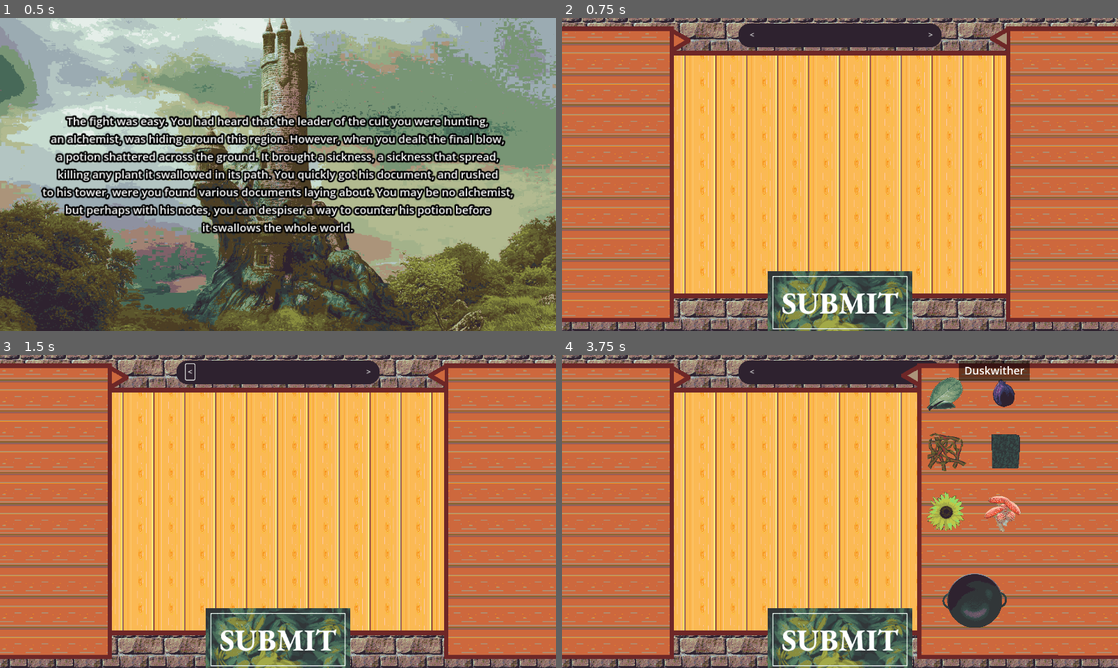
Above: before the commit, frames 1-4 (two rows, left to right).
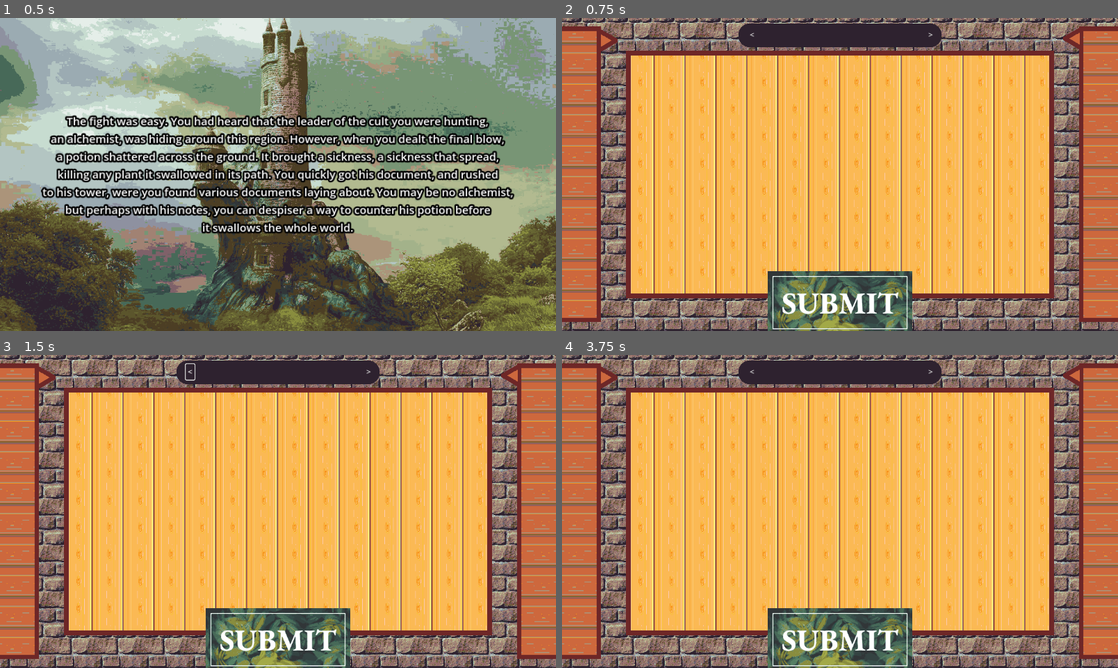
Above: after the commit, the same moments.

Repository: diegofdz333/the-alchemist
Game: Godot game, scene res://scenes/Main.tscn
The game is run twice, just before and just after one commit, with the same random seed, the same clock (stepped at 60 frames per second) and the same inputs.
Inputs (mouse positions are in pixels of both pictures, inside the frame that each line leads up to):
- Up to frame 1 (0.5 s): no input
- Up to frame 2 (0.75 s): click (1001, 39) at 0.52 s
- Up to frame 3 (1.5 s): click "<" at 1.25 s
- Up to frame 4 (3.75 s): click ">" at 2 s; click (840, 639) at 2.75 s; click (1001, 376) at 3.52 s

Frame 1 is identical in both runs. In frame 2, 27% of the frame differs, in the area x 0-100%, y 2-98%; in frame 3, 27%; in frame 4, 41%, in the area x 0-100%, y 1-98%.

Commit message:
Final commit

Diff:
--- a/scenes/Main.tscn
+++ b/scenes/Main.tscn
@@ -9,7 +9,6 @@
 [ext_resource type="Texture2D" uid="uid://cjms1wtsnkkq0" path="res://assets/documents/burntLetter.png" id="5_4eq1o"]
 [ext_resource type="Texture2D" uid="uid://bcrpyddfe1fsw" path="res://assets/plants/ashthorn.png" id="6_0nb7p"]
 [ext_resource type="PackedScene" uid="uid://b5fis15vkrthn" path="res://DocumentMenu.tscn" id="6_lgqyx"]
-[ext_resource type="PackedScene" uid="uid://dml2o4mtpde67" path="res://Document.tscn" id="6_sct4c"]
 [ext_resource type="Texture2D" uid="uid://bncrq8qe0wpcu" path="res://assets/documents/book/book-page-0.png" id="7_1wq1i"]
 [ext_resource type="PackedScene" uid="uid://b6e5mddcrrd11" path="res://scenes/Cauldron.tscn" id="7_lg7qs"]
 [ext_resource type="Texture2D" uid="uid://cuxq5d0s5xxe5" path="res://assets/plants/duskwither.png" id="7_ope4d"]
@@ -31,7 +30,8 @@
 [ext_resource type="PackedScene" uid="uid://djxpfrsbnn7x7" path="res://scenes/Plant.tscn" id="13_m0xuo"]
 [ext_resource type="Script" path="res://scripts/plant_handler.gd" id="16_mql5o"]
 [ext_resource type="Texture2D" uid="uid://c0kt4hkgoxpup" path="res://assets/plants/submit_button.png" id="25_3600f"]
-[ext_resource type="PackedScene" uid="uid://dml2o4mtpde67" path="res://scenes/Document.tscn" id="25_w3ocf"]
+[ext_resource type="PackedScene" uid="uid://dml2o4mtpde67" path="res://scenes/Document.tscn" id="25_i8aso"]
+[ext_resource type="PackedScene" uid="uid://dml2o4mtpde67" path="res://Document.tscn" id="25_kkkmg"]
 [ext_resource type="Texture2D" uid="uid://bg63jwx2upvfl" path="res://assets/documents/makingCounterPotion.png" id="26_wqlel"]
 [ext_resource type="Texture2D" uid="uid://bnihsyae7b7n7" path="res://assets/plants/submit_button_pressed.png" id="26_x7a1b"]
 [ext_resource type="Texture2D" uid="uid://bofam1wm3ml85" path="res://assets/plants/submit_button_hovered.png" id="27_4qboj"]
--- a/scenes/text screen.gd
+++ b/scenes/text screen.gd
@@ -13,7 +13,7 @@
 func _on_main_win():
 	text = "As soon as you make the potion you see it turn a deep green.
 You quickly run into the now dry dry forest and pour it on the ground.
-The brows quickly turns to green as life begins to slowly bloom again.
+The brown quickly turns to green as life begins to slowly bloom again.
 You know that you have been successful, as all the greenery returns.
 Yes, the greenery is back!
 
--- a/scripts/document_menu.gd
+++ b/scripts/document_menu.gd
@@ -22,6 +22,7 @@
 var documents: Dictionary = {}
 var occupied: Dictionary = {}
 
+var viewportWidth = 1152;
 
 # Called when the node enters the scene tree for the first time.
 func _ready():
@@ -44,11 +45,10 @@
 
 
 func position_menu():
-	var viewport_width = get_viewport().size.x
 	width = $Sprite2D.texture.get_width()
 	height = $Sprite2D.texture.get_height()
-	retracted_pos = Vector2(-viewport_width / 2 - width / 2 + peek * viewport_width, 0)
-	expanded_pos = Vector2(-viewport_width / 2 - width / 2 + full * viewport_width, 0)
+	retracted_pos = Vector2(-viewportWidth / 2 - width / 2 + peek * viewportWidth, 0)
+	expanded_pos = Vector2(-viewportWidth / 2 - width / 2 + full * viewportWidth, 0)
 	position = retracted_pos
 	z_index = DOCUMENT_MENU_Z
 
@@ -92,7 +92,7 @@
 
 # Rescale doc to fit a grid cell in the menu
 func rescale(doc):
-	var col_width = (expanded_pos.x + width / 2 + get_viewport().size.x / 2) / cols
+	var col_width = (expanded_pos.x + width / 2 + viewportWidth / 2) / cols
 	var row_height = height / rows
 	var rect = doc.get_rect()
 	var sprite_width = rect.size.x
@@ -104,9 +104,9 @@
 
 # Snap a doc to a grid cell in the menu
 func reposition(doc):
-	var col_width = (expanded_pos.x + width / 2 + get_viewport().size.x / 2) / cols
+	var col_width = (expanded_pos.x + width / 2 + viewportWidth / 2) / cols
 	var row_height = height / rows
-	var top_left = Vector2(-get_viewport().size.x / 2, -height / 2)
+	var top_left = Vector2(-viewportWidth / 2, -height / 2)
 
 	for r in range(rows):
 		for c in range(cols):
--- a/scripts/plant_menu.gd
+++ b/scripts/plant_menu.gd
@@ -23,8 +23,13 @@
 var occupied: Dictionary = {}
 var cauldron
 
+var viewportWidth;
+
+
 # Called when the node enters the scene tree for the first time.
 func _ready():
+	viewportWidth = 1152;
+	print(get_viewport().size.x)
 	position_menu()
 	cauldron = $"../Cauldron"
 	position_cauldron(cauldron)
@@ -47,7 +52,7 @@
 
 
 func position_menu():
-	var viewport_width = get_viewport().size.x
+	var viewport_width = viewportWidth;
 	width = $Sprite2D.texture.get_width()
 	height = $Sprite2D.texture.get_height()
 	retracted_pos = Vector2(viewport_width / 2 + width / 2 - peek * viewport_width, 0)
@@ -81,7 +86,7 @@
 
 
 func rescale(plant):
-	var col_width = (-expanded_pos.x + width / 2 + get_viewport().size.x / 2) / cols
+	var col_width = (-expanded_pos.x + width / 2 + viewportWidth / 2) / cols
 	var row_height = height * plant_proportion / rows
 	var rect = plant.get_rect()
 	var sprite_width = rect.size.x
@@ -93,7 +98,7 @@
 
 # Snap a plant to a grid cell in the menu
 func reposition(plant):
-	var col_width = (-expanded_pos.x + width / 2 + get_viewport().size.x / 2) / cols
+	var col_width = (-expanded_pos.x + width / 2 + viewportWidth / 2) / cols
 	var row_height = height * plant_proportion / rows
 	var top_left = Vector2(expanded_pos.x - width / 2, -height / 2)
 
@@ -109,7 +114,7 @@
 
 
 func position_cauldron(cauldron):
-	var col_width = -expanded_pos.x + width / 2 + get_viewport().size.x / 2
+	var col_width = -expanded_pos.x + width / 2 + viewportWidth / 2
 	var row_height = height * (1 - plant_proportion)
 	var rect = cauldron.get_rect()
 	var sprite_width = rect.size.x
Binary file changed: assets/documents/book/book-page-3.png
Binary file changed: assets/documents/makingCounterPotion.png
Not shown, added: export_presets.cfg
Not shown: 8 places in scenes/Main.tscn that only renumber resources
